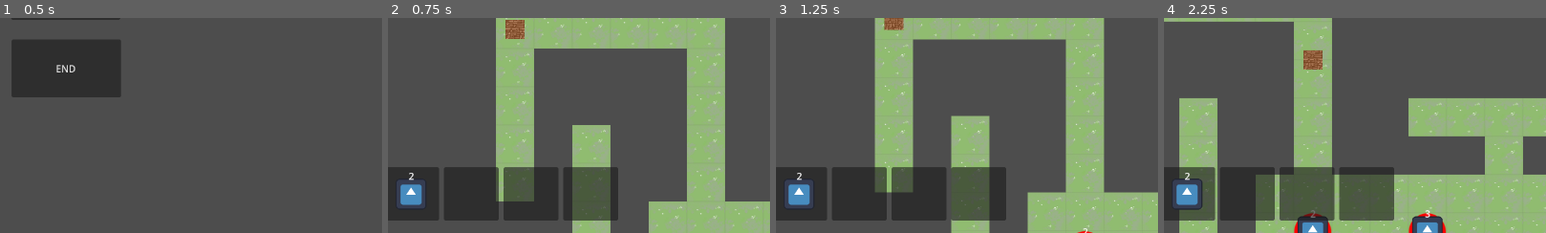
Above: before the commit, frames 1-4 (left to right).
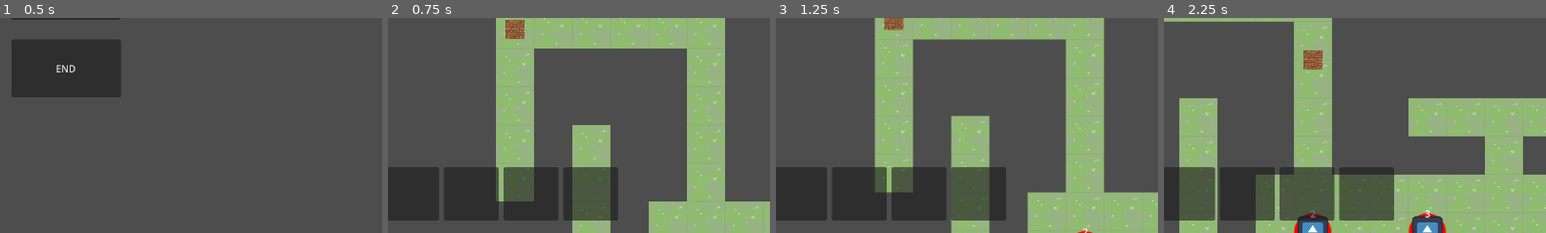
Above: after the commit, the same moments.

Repository: Flash-Night/ld58
Game: Godot game, scene res://main.tscn
Two runs of this game, one before a commit and one after it. Both use one fixed random seed, a clock stepped at 60 frames per second and the inputs below. The engine's default icon, where the game draws it, is replaced by a stand-in: a white triangle on a blue panel in a dark square.
Inputs:
- Up to frame 1 (0.5 s): no input
- Up to frame 2 (0.75 s): click "START" at 0.5 s
- Up to frame 3 (1.25 s): no input
- Up to frame 4 (2.25 s): hold Right (ui_right) 1.28-2.03 s; hold Z (z) 1.28-2.03 s; hold Down (ui_down) from 2.03 s (still down); tap Z (z) at 2.1 s
The pictures show only the part of the screen within x 35-85%, y 50-100%; the shares and areas given below are measured in that part.

Frame 1 is identical in both runs. In frame 2, 1.0% of the frame differs, in the area x 2-10%, y 72-89%; in frame 3, 1.0%; in frame 4, 1.1%, in the area x 2-10%, y 72-90%.

Commit message:
capture 2

Diff:
--- a/monster.gd
+++ b/monster.gd
@@ -109,7 +109,8 @@
 		if monsterDict.has(targetpos):
 			var target_monster = monsterDict[targetpos]
 			if target_monster.type > 0:
-				target_monster
+				pass
+				#target_monster
 
 func capture(_monsterDict:Dictionary) -> bool:
 	if !isEnemy:
@@ -130,7 +131,10 @@
 		if pet.power <= self.power:
 			return false
 
-	isEnemy = false
-	greenflag.show()
-	redflag.hide()
+	#isEnemy = false
+	#greenflag.show()
+	#redflag.hide()
+	_monsterDict.erase(self)
+	get_parent().remove_child(self)
+	self.queue_free()
 	return true
--- a/monster_control.gd
+++ b/monster_control.gd
@@ -13,7 +13,7 @@
 	for i in range(using_max):
 		using_pets_id.append(-1)
 		pets_used.append(false)
-	for i in range(0,5):
+	for i in range(0,4):
 		using_pets_id[i]=i
 		control.show_button_monster(i,i)
 	control.game_control=self
--- a/monster_layer.gd
+++ b/monster_layer.gd
@@ -5,6 +5,8 @@
 var monsterDict:Dictionary
 
 var monsterScene:PackedScene
+
+@onready var monsterControl = $"../Control"
 
 func _ready() -> void:
 	monsterScene = load("res://monster.tscn")
@@ -45,6 +47,9 @@
 				var c_monster = monsterDict[pos]
 				c_monster.refresh(monsterDict)
 				if c_monster.isEnemy:
+					var id = c_monster.id
 					var result = c_monster.capture(monsterDict)
 					if result:
-						petList.append(c_monster)
+						monsterControl.using_pets_id[id] = id
+						monsterControl.pets_used[id] = false
+						monsterControl.control.show_button_monster(id,id)
